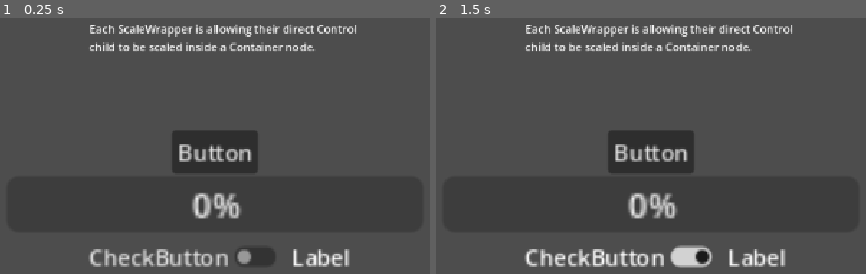
Above: before the commit, frames 1-2 (left to right).
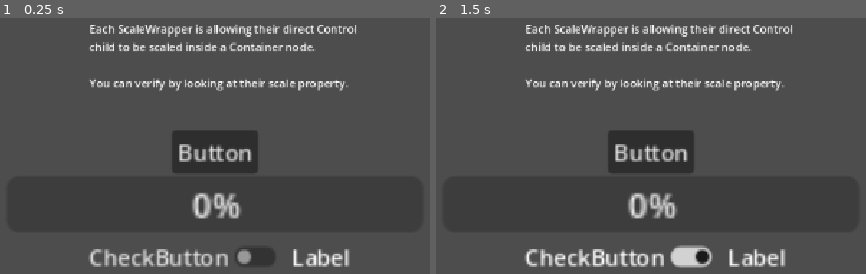
Above: after the commit, the same moments.

Repository: Dodoveloper/godot-reusable-ui-components
Game: Godot game, scene res://demos/scale_wrapper/scale_wrapper_demo.tscn
Same seed, same stepped clock (60 frames per second), same inputs: the game is played once before the commit and once after it. The project has no main scene, so this scene is started directly.
Inputs:
- Up to frame 1 (0.25 s): no input
- Up to frame 2 (1.5 s): click "Button" at 0.5 s; click "CheckButton" at 1.25 s

The runs differ from the first frame. In frame 1, 1.2% of the frame differs, in the area x 20-82%, y 23-29%; in frame 2, 1.2%.

Commit message:
improvement: reorganize demo assets

Diff:
--- a/demos/inventory/inventory_demo.tscn
+++ b/demos/inventory/inventory_demo.tscn
@@ -2,7 +2,7 @@
 
 [ext_resource type="Script" uid="uid://bq0lgixr47b8j" path="res://demos/inventory/inventory_demo.gd" id="1_q1riq"]
 [ext_resource type="Script" uid="uid://dt80076cvvsfg" path="res://addons/reusable-ui-components/components/texture_repeater/texture_repeater.gd" id="2_y5v85"]
-[ext_resource type="Texture2D" uid="uid://4bc30bd2ul65" path="res://demos/inventory/assets/slot_tile.png" id="3_j1l18"]
+[ext_resource type="Texture2D" uid="uid://4bc30bd2ul65" path="res://demos/assets/slot_tile.png" id="3_j1l18"]
 [ext_resource type="PackedScene" uid="uid://l0b5h2ihp2bn" path="res://demos/inventory/item_list_display/item_list_display.tscn" id="4_mgqcu"]
 
 [node name="InventoryDemo" type="Control" unique_id=466065189]
--- a/demos/scale_wrapper/scale_wrapper_demo.tscn
+++ b/demos/scale_wrapper/scale_wrapper_demo.tscn
@@ -74,4 +74,6 @@
 offset_right = 764.0
 offset_bottom = 109.0
 text = "Each ScaleWrapper is allowing their direct Control
-child to be scaled inside a Container node."
+child to be scaled inside a Container node.
+
+You can verify by looking at their scale property."
--- a/demos/slot_wheel/slot_wheel_demo.tscn
+++ b/demos/slot_wheel/slot_wheel_demo.tscn
@@ -2,7 +2,7 @@
 
 [ext_resource type="Script" uid="uid://i6jn3yhix04o" path="res://addons/reusable-ui-components/components/slot_wheel/slot_wheel.gd" id="1_jnn14"]
 [ext_resource type="Script" uid="uid://k36h7yx0jqww" path="res://demos/slot_wheel/slot_wheel_demo.gd" id="1_n87h3"]
-[ext_resource type="Texture2D" uid="uid://db0oa6hs4qokd" path="res://demos/slot_wheel/assets/spritesheet_coins.png" id="2_jnn14"]
+[ext_resource type="Texture2D" uid="uid://db0oa6hs4qokd" path="res://demos/assets/spritesheet_coins.png" id="2_jnn14"]
 
 [sub_resource type="AtlasTexture" id="AtlasTexture_jnn14"]
 atlas = ExtResource("2_jnn14")
--- a/demos/stateful_button/custom_button.tscn
+++ b/demos/stateful_button/custom_button.tscn
@@ -150,6 +150,7 @@
 mouse_filter = 2
 border_color = Color(1, 0.3342737, 0.41656762, 1)
 border_width = 2.0
+editor_only = false
 
 [node name="StateLabel" type="Label" parent="MarginContainer/HBoxContainer" unique_id=1121231102]
 unique_name_in_owner = true
--- a/project.godot
+++ b/project.godot
@@ -23,8 +23,7 @@
 
 folder_colors={
 "res://demos/": "teal",
-"res://demos/inventory/assets/": "pink",
-"res://demos/slot_wheel/assets/": "pink"
+"res://demos/assets/": "pink"
 }
 
 [physics]
Renamed: demos/inventory/assets/slot_tile.png -> demos/assets/slot_tile.png
Not shown, changed: demos/assets/slot_tile.png.import
Renamed: demos/slot_wheel/assets/spritesheet_coins.png -> demos/assets/spritesheet_coins.png
Not shown, changed: demos/assets/spritesheet_coins.png.import
